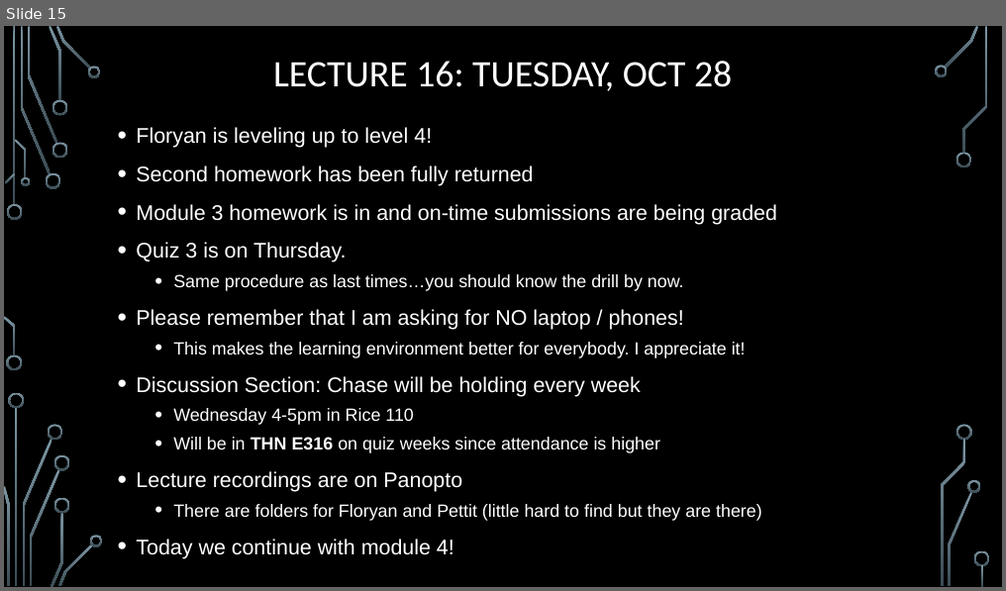
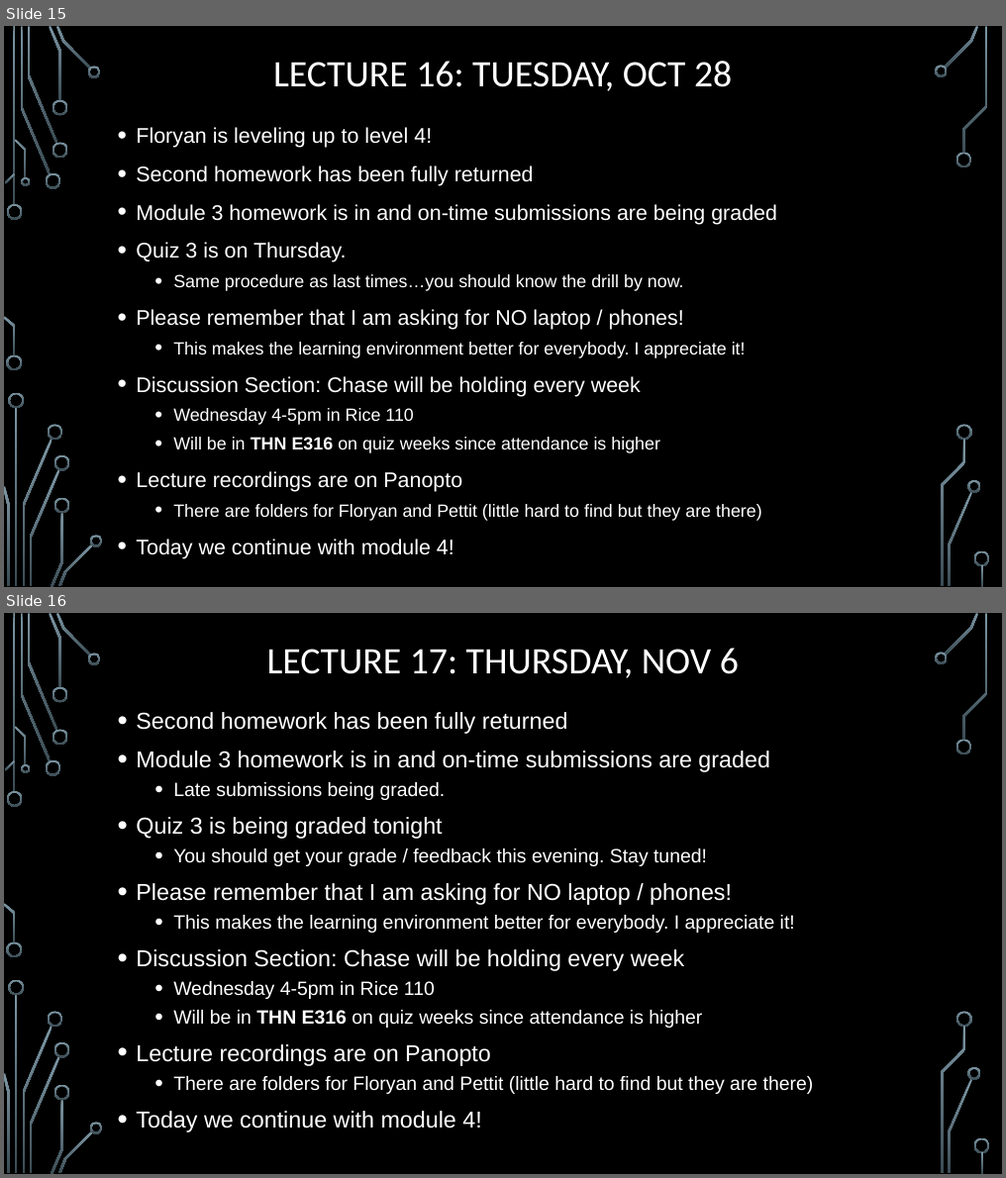
Before and after one commit to markfloryan/dmt2, a slide deck: slides/00-DailyAnnouncements.pptx. Shown one above the other, each under a label of ours: slide 15 before the commit, slides 15 and 16 after it. The pictures are 1006x591 and 1006x1178 pixels, drawn with LibreOffice and Linux fonts; fonts in the diff are those of the drawing; background and template pictures are left out. Boxes give left, top, right and bottom in pixels: in the first picture for what was removed or moved away, otherwise in the second. Text is boxed around its words. In the diff, an @@ line names an element or a change of style, - is before the commit and + after.

```diff
--- a/slides/00-DailyAnnouncements.pptx
+++ b/slides/00-DailyAnnouncements.pptx
@@ slide 16 added at <box>4,613,1002,1174</box>, background picture (left out); not listed: 36 template elements that a slide beside it also shows @@
@@ title added at <box>267,648,739,678</box>, 36 pt, text #FFFFFF @@
+LECTURE 17: THURSDAY, NOV 6
@@ text added at <box>136,712,814,1133</box>, 18.5 pt, text #FFFFFF @@
+• Second homework has been fully returned
+• Module 3 homework is in and on-time submissions are graded
+  • Late submissions being graded.
+• Quiz 3 is being graded tonight
+  • You should get your grade / feedback this evening. Stay tuned!
+• Please remember that I am asking for NO laptop / phones!
+  • This makes the learning environment better for everybody. I appreciate it!
+• Discussion Section: Chase will be holding every week
+  • Wednesday 4-5pm in Rice 110
+  • Will be in THN E316 on quiz weeks since attendance is higher
+• Lecture recordings are on Panopto
+  • There are folders for Floryan and Pettit (little hard to find but they are there)
+• Today we continue with module 4!
```
Also in this commit, not shown: 1 slide changed, 1 other file.
